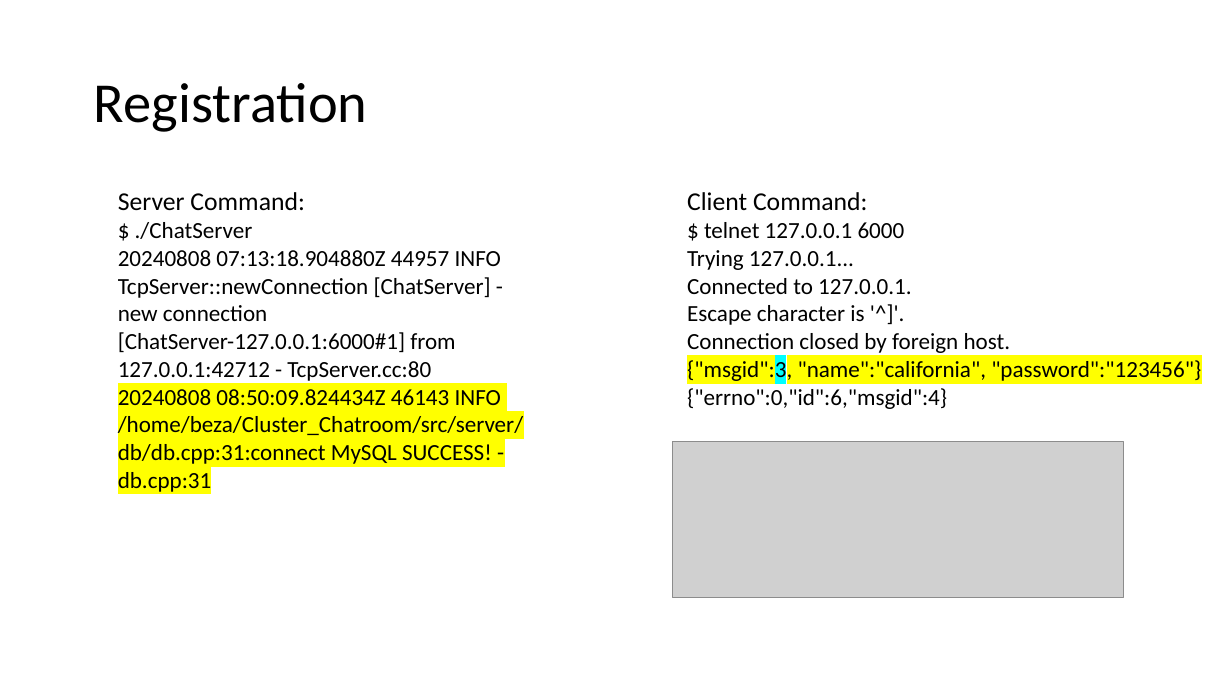
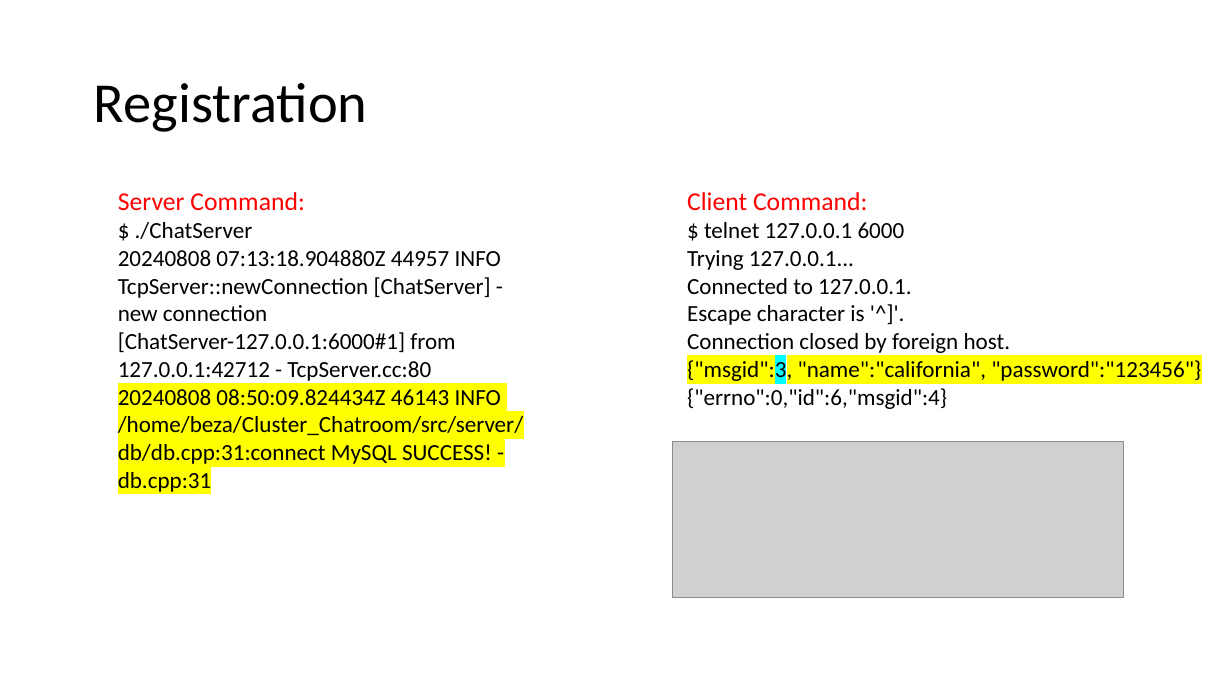
Before and after one commit to Chufeng-Jiang/Cluster_ChatServer, a slide deck: slide 10 of Advanced Linux Final Project.pptx (slide 9 before the commit). Drawn at 1232x693 pixels with LibreOffice and Linux fonts; fonts in the diff are those of the drawing; grey boxes stand for pictures. Boxes give left, top, right and bottom in pixels: in the first picture for what was removed or moved away, otherwise in the second. Text is boxed around its words. In the diff, an @@ line names an element or a change of style, - is before the commit and + after.

```diff
--- a/Advanced Linux Final Project.pptx
+++ b/Advanced Linux Final Project.pptx
@@ text at [118,192,304,210]: text colour #000000 to #FF0000 in "Server Command:" @@
@@ text at [687,192,867,210]: text colour #000000 to #FF0000 in "Client Command:" @@
```
Also in this commit, not shown: 4 other slides changed, 2 slides added.
